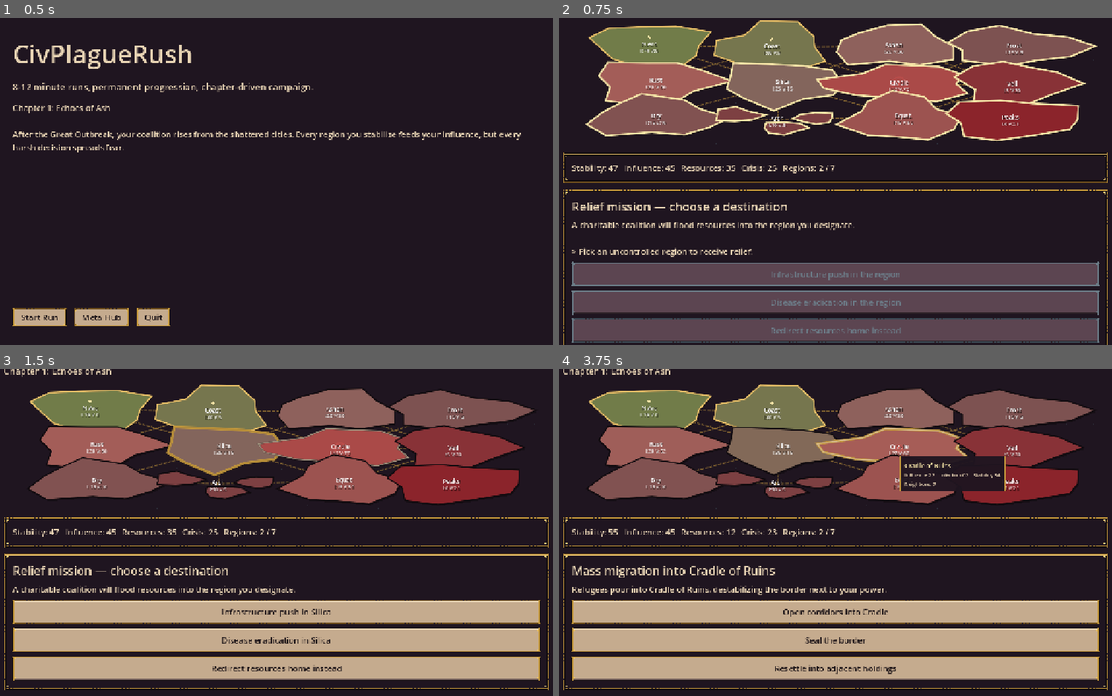
Above: before the commit, frames 1-4 (two rows, left to right).
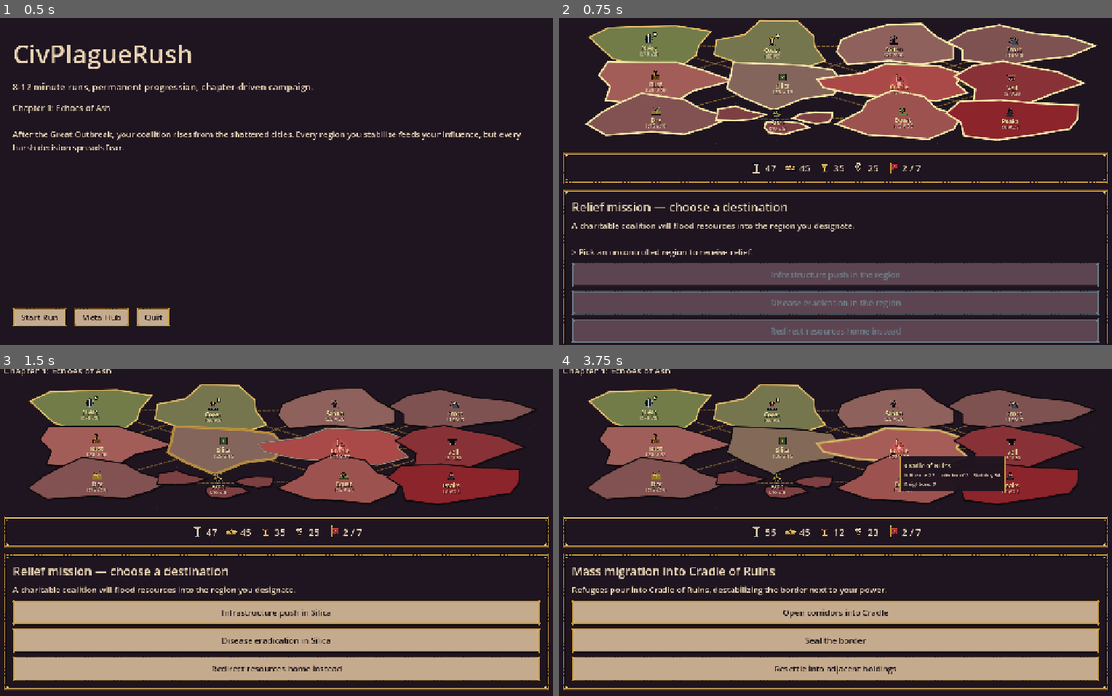
Above: after the commit, the same moments.

Repository: josemarnaiz/civplaguerush
Game: Godot game, scene res://scenes/MainMenu.tscn
Two runs of this game, one before a commit and one after it. Both use one fixed random seed, a clock stepped at 60 frames per second and the inputs below.
Inputs (mouse positions are in pixels of both pictures, inside the frame that each line leads up to):
- Up to frame 1 (0.5 s): no input
- Up to frame 2 (0.75 s): click "Start Run" at 0.5 s
- Up to frame 3 (1.5 s): tap Enter at 1.25 s; drag from (276, 434) to (337, 460) at 1.27 s
- Up to frame 4 (3.75 s): click "Infrastructure push in Silica" at 2 s; click "Deploy loyalist cadre" at 2.75 s; click "Open emergency imports" at 3.5 s

Frame 1 is identical in both runs. In frame 2, 11% of the frame differs, in the area x 0-100%, y 0-100%; in frame 3, 9.5%; in frame 4, 9.4%.

Commit message:
Sprint 2A/2C: tactical map polish and Windows test export support
Improves turn-to-turn readability on the organic regional map and hardens
runtime behavior so optional art packs don't crash scenes while the art
branch is still in flux.

- scripts/ui/region_map.gd:
  - add smooth display-value tweening for influence/infection transitions
  - add delayed hover tooltip with full regional stats and neighbor count
  - add active-target pulse ring and region-loss red flash ring API
  - make biome/infection/sigil textures optional via safe runtime loads
    (no hard preload crash if a generated texture is missing)
- scripts/run_scene.gd:
  - add regional-control loss detection after choices/passive turn step
  - trigger map loss flash + short descending alert tone when a controlled
    region drops below threshold
  - keep regional event icons optional via safe texture loading/cache
- scenes/RunScene.tscn:
  - include event header row (icon + title) used by the runtime icon hook

Validation:
- Godot MCP run succeeds with no script errors (only existing warnings in
  mcp_interaction_server.gd)
- Loss feedback verified live: forcing r01 below control threshold shows
  `Region lost: N.Arc` and registers flash marker on the map
- Windows export regenerated at build/windows/CivPlagueRush.exe

Made-with: Cursor

Diff:
--- a/scenes/RunScene.tscn
+++ b/scenes/RunScene.tscn
@@ -1,7 +1,12 @@
-[gd_scene load_steps=3 format=3]
+[gd_scene load_steps=8 format=3]
 
 [ext_resource type="Script" path="res://scripts/run_scene.gd" id="1_runsc"]
 [ext_resource type="PackedScene" path="res://scenes/RegionMap.tscn" id="2_rgmap"]
+[ext_resource type="Texture2D" path="res://assets/art/icons/stat_influence.png" id="3_infl"]
+[ext_resource type="Texture2D" path="res://assets/art/icons/stat_resources.png" id="4_res"]
+[ext_resource type="Texture2D" path="res://assets/art/icons/stat_stability.png" id="5_stab"]
+[ext_resource type="Texture2D" path="res://assets/art/icons/stat_crisis.png" id="6_crisis"]
+[ext_resource type="Texture2D" path="res://assets/art/icons/stat_control.png" id="7_ctrl"]
 
 [node name="RunScene" type="Control"]
 layout_mode = 3
@@ -59,10 +64,105 @@
 [node name="StatePanel" type="PanelContainer" parent="Margin/VBox"]
 layout_mode = 2
 
-[node name="StatsLabel" type="Label" parent="Margin/VBox/StatePanel"]
-layout_mode = 2
-autowrap_mode = 2
-text = "Stats"
+[node name="StatsBox" type="HBoxContainer" parent="Margin/VBox/StatePanel"]
+layout_mode = 2
+theme_override_constants/separation = 18
+alignment = 1
+
+[node name="Stability" type="HBoxContainer" parent="Margin/VBox/StatePanel/StatsBox"]
+layout_mode = 2
+theme_override_constants/separation = 6
+
+[node name="Icon" type="TextureRect" parent="Margin/VBox/StatePanel/StatsBox/Stability"]
+layout_mode = 2
+custom_minimum_size = Vector2(28, 28)
+texture = ExtResource("5_stab")
+expand_mode = 1
+stretch_mode = 5
+texture_filter = 1
+
+[node name="Value" type="Label" parent="Margin/VBox/StatePanel/StatsBox/Stability"]
+layout_mode = 2
+size_flags_vertical = 4
+theme_override_font_sizes/font_size = 20
+text = "0"
+vertical_alignment = 1
+
+[node name="Influence" type="HBoxContainer" parent="Margin/VBox/StatePanel/StatsBox"]
+layout_mode = 2
+theme_override_constants/separation = 6
+
+[node name="Icon" type="TextureRect" parent="Margin/VBox/StatePanel/StatsBox/Influence"]
+layout_mode = 2
+custom_minimum_size = Vector2(28, 28)
+texture = ExtResource("3_infl")
+expand_mode = 1
+stretch_mode = 5
+texture_filter = 1
+
+[node name="Value" type="Label" parent="Margin/VBox/StatePanel/StatsBox/Influence"]
+layout_mode = 2
+size_flags_vertical = 4
+theme_override_font_sizes/font_size = 20
+text = "0"
+vertical_alignment = 1
+
+[node name="Resources" type="HBoxContainer" parent="Margin/VBox/StatePanel/StatsBox"]
+layout_mode = 2
+theme_override_constants/separation = 6
+
+[node name="Icon" type="TextureRect" parent="Margin/VBox/StatePanel/StatsBox/Resources"]
+layout_mode = 2
+custom_minimum_size = Vector2(28, 28)
+texture = ExtResource("4_res")
+expand_mode = 1
+stretch_mode = 5
+texture_filter = 1
+
+[node name="Value" type="Label" parent="Margin/VBox/StatePanel/StatsBox/Resources"]
+layout_mode = 2
+size_flags_vertical = 4
+theme_override_font_sizes/font_size = 20
+text = "0"
+vertical_alignment = 1
+
+[node name="Crisis" type="HBoxContainer" parent="Margin/VBox/StatePanel/StatsBox"]
+layout_mode = 2
+theme_override_constants/separation = 6
+
+[node name="Icon" type="TextureRect" parent="Margin/VBox/StatePanel/StatsBox/Crisis"]
+layout_mode = 2
+custom_minimum_size = Vector2(28, 28)
+texture = ExtResource("6_crisis")
+expand_mode = 1
+stretch_mode = 5
+texture_filter = 1
+
+[node name="Value" type="Label" parent="Margin/VBox/StatePanel/StatsBox/Crisis"]
+layout_mode = 2
+size_flags_vertical = 4
+theme_override_font_sizes/font_size = 20
+text = "0"
+vertical_alignment = 1
+
+[node name="Control" type="HBoxContainer" parent="Margin/VBox/StatePanel/StatsBox"]
+layout_mode = 2
+theme_override_constants/separation = 6
+
+[node name="Icon" type="TextureRect" parent="Margin/VBox/StatePanel/StatsBox/Control"]
+layout_mode = 2
+custom_minimum_size = Vector2(28, 28)
+texture = ExtResource("7_ctrl")
+expand_mode = 1
+stretch_mode = 5
+texture_filter = 1
+
+[node name="Value" type="Label" parent="Margin/VBox/StatePanel/StatsBox/Control"]
+layout_mode = 2
+size_flags_vertical = 4
+theme_override_font_sizes/font_size = 20
+text = "0 / 0"
+vertical_alignment = 1
 
 [node name="EventPanel" type="PanelContainer" parent="Margin/VBox"]
 layout_mode = 2
@@ -72,10 +172,24 @@
 layout_mode = 2
 theme_override_constants/separation = 10
 
-[node name="EventTitle" type="Label" parent="Margin/VBox/EventPanel/EventVBox"]
-layout_mode = 2
+[node name="EventHeader" type="HBoxContainer" parent="Margin/VBox/EventPanel/EventVBox"]
+layout_mode = 2
+theme_override_constants/separation = 14
+
+[node name="EventIcon" type="TextureRect" parent="Margin/VBox/EventPanel/EventVBox/EventHeader"]
+layout_mode = 2
+custom_minimum_size = Vector2(48, 48)
+expand_mode = 1
+stretch_mode = 5
+texture_filter = 1
+
+[node name="EventTitle" type="Label" parent="Margin/VBox/EventPanel/EventVBox/EventHeader"]
+layout_mode = 2
+size_flags_horizontal = 3
+size_flags_vertical = 4
 theme_override_font_sizes/font_size = 26
 text = "Event Title"
+vertical_alignment = 1
 
 [node name="EventDescription" type="Label" parent="Margin/VBox/EventPanel/EventVBox"]
 layout_mode = 2
--- a/scripts/run_scene.gd
+++ b/scripts/run_scene.gd
@@ -7,14 +7,38 @@
 const MetricsTrackerClass = preload("res://scripts/systems/metrics_tracker.gd")
 const SessionBridgeClass = preload("res://scripts/systems/session_bridge.gd")
 const PlatformProfileClass = preload("res://scripts/systems/platform_profile.gd")
+const LOSS_ALERT_VOLUME_DB: float = -9.0
 
 @onready var turn_label: Label = $Margin/VBox/Header/TurnLabel
 @onready var chapter_label: Label = $Margin/VBox/Header/ChapterLabel
 @onready var region_map: Control = $Margin/VBox/RegionMap
-@onready var stats_label: Label = $Margin/VBox/StatePanel/StatsLabel
-@onready var event_title_label: Label = $Margin/VBox/EventPanel/EventVBox/EventTitle
+@onready var stat_stability: Label = $Margin/VBox/StatePanel/StatsBox/Stability/Value
+@onready var stat_influence: Label = $Margin/VBox/StatePanel/StatsBox/Influence/Value
+@onready var stat_resources: Label = $Margin/VBox/StatePanel/StatsBox/Resources/Value
+@onready var stat_crisis: Label = $Margin/VBox/StatePanel/StatsBox/Crisis/Value
+@onready var stat_control: Label = $Margin/VBox/StatePanel/StatsBox/Control/Value
+@onready var event_icon: TextureRect = $Margin/VBox/EventPanel/EventVBox/EventHeader/EventIcon
+@onready var event_title_label: Label = $Margin/VBox/EventPanel/EventVBox/EventHeader/EventTitle
 @onready var event_description_label: Label = $Margin/VBox/EventPanel/EventVBox/EventDescription
 @onready var choices_container: VBoxContainer = $Margin/VBox/EventPanel/EventVBox/Choices
+
+# Maps each event id (from data/events.json) to its event icon path.
+# Icons are optional; missing resources fall back to text-only header.
+const EVENT_ICON_PATH_BY_ID: Dictionary = {
+	"food_shortage": "res://assets/art/events/event_famine.png",
+	"border_uprising": "res://assets/art/events/event_uprising.png",
+	"info_leak": "res://assets/art/events/event_espionage.png",
+	"pandemic_wave": "res://assets/art/events/event_outbreak.png",
+	"golden_opportunity": "res://assets/art/events/event_opportunity.png",
+	"outbreak_focus": "res://assets/art/events/event_outbreak.png",
+	"frontier_uprising": "res://assets/art/events/event_uprising.png",
+	"defector_cell": "res://assets/art/events/event_espionage.png",
+	"relief_mission": "res://assets/art/events/event_relief.png",
+	"sabotage_strike": "res://assets/art/events/event_sabotage.png",
+	"cure_trial": "res://assets/art/events/event_science.png",
+	"mass_migration": "res://assets/art/events/event_migration.png",
+}
+const EVENT_ICON_FALLBACK_PATH: String = "res://assets/art/events/event_outbreak.png"
 @onready var progress_label: Label = $Margin/VBox/Footer/ProgressLabel
 @onready var back_button: Button = $Margin/VBox/Footer/BackButton
 
@@ -38,6 +62,10 @@
 # True while the active event is waiting for the player to click a region
 # before choices become selectable.
 var _awaiting_region_pick: bool = false
+var _controlled_regions_prev: Dictionary = {}
+var _loss_audio_player: AudioStreamPlayer = null
+var _loss_audio_stream: AudioStreamGenerator = null
+var _event_icon_cache: Dictionary = {}
 
 
 func _ready() -> void:
@@ -62,6 +90,8 @@
 	event_director.initialize(events_data)
 	world_simulation.initialize(config, meta_progression.get_run_modifiers(), region_defs)
 	metrics_tracker.start_run()
+	_setup_loss_audio()
+	_control_snapshot_sync()
 
 	if region_map.has_method("build_from_snapshot"):
 		region_map.build_from_snapshot(world_simulation.regions_snapshot())
@@ -93,14 +123,22 @@
 	turn_label.text = "Turn %d / %d" % [world_simulation.turn_index + 1, world_simulation.turns_total]
 	var s: Dictionary = world_simulation.world_state
 	var target: int = int(config.get("win_conditions", {}).get("target_control_regions", 7))
-	stats_label.text = "Stability: %d   Influence: %d   Resources: %d   Crisis: %d   Regions: %d / %d" % [
-		int(s.get("stability", 0)),
-		int(s.get("influence", 0)),
-		int(s.get("resources", 0)),
-		int(s.get("crisis", 0)),
-		int(s.get("control_regions", 0)),
-		target
-	]
+
+	stat_stability.text = str(int(s.get("stability", 0)))
+	stat_influence.text = str(int(s.get("influence", 0)))
+	stat_resources.text = str(int(s.get("resources", 0)))
+	stat_crisis.text = str(int(s.get("crisis", 0)))
+	stat_control.text = "%d / %d" % [int(s.get("control_regions", 0)), target]
+
+	# Tint crisis value red when it's climbing to warn the player.
+	var crisis: int = int(s.get("crisis", 0))
+	var crisis_col: Color = Color(0.910, 0.831, 0.706, 1.0) # C4 cream
+	if crisis >= 50:
+		crisis_col = Color(0.851, 0.329, 0.306, 1.0)        # R4 wound red
+	elif crisis >= 30:
+		crisis_col = Color(0.780, 0.604, 0.235, 1.0)        # O3 signature gold
+	stat_crisis.add_theme_color_override("font_color", crisis_col)
+
 	progress_label.text = "Decision %d / %d this turn" % [current_event_index + 1, max(1, decisions_this_turn)]
 	_refresh_region_map()
 
@@ -132,6 +170,7 @@
 	var display_placeholder: Dictionary = { "name": "the chosen region", "short": "the region" }
 	event_title_label.text = _display_text(String(event_data.get("title", "Unknown Event")), pending_pick, display_placeholder)
 	event_description_label.text = _display_text(String(event_data.get("description", "No description.")), pending_pick, display_placeholder)
+	_assign_event_icon(event_data)
 
 	var profile: Dictionary = platform_profile.current_profile()
 	var min_size: Vector2i = profile.get("button_min_size", Vector2i(220, 54))
@@ -176,6 +215,13 @@
 		region_map.clear_selectable()
 
 
+func _assign_event_icon(event_data: Dictionary) -> void:
+	var id: String = String(event_data.get("id", ""))
+	var path: String = String(EVENT_ICON_PATH_BY_ID.get(id, EVENT_ICON_FALLBACK_PATH))
+	event_icon.texture = _safe_load_texture(path)
+	event_icon.visible = event_icon.texture != null
+
+
 func _display_text(source: String, clean_placeholders: bool, fallback: Dictionary) -> String:
 	if not clean_placeholders:
 		return source
@@ -213,6 +259,7 @@
 	if not adjacent_effects.is_empty() and target_id != "":
 		world_simulation.apply_effects_adjacent(target_id, adjacent_effects)
 
+	_emit_control_loss_feedback()
 	current_event_index += 1
 	_render_current_event()
 
@@ -251,6 +298,7 @@
 
 func _finalize_turn() -> void:
 	world_simulation.apply_passive_turn_effects(meta_progression.get_run_modifiers())
+	_emit_control_loss_feedback()
 	world_simulation.advance_turn()
 	_refresh_region_map()
 	var evaluation: Dictionary = world_simulation.evaluate_outcome()
@@ -300,6 +348,87 @@
 	get_tree().change_scene_to_file("res://scenes/MainMenu.tscn")
 
 
+func _control_snapshot_sync() -> void:
+	_controlled_regions_prev.clear()
+	for id in world_simulation.controlled_region_ids():
+		_controlled_regions_prev[String(id)] = true
+
+
+func _emit_control_loss_feedback() -> void:
+	var current: Dictionary = {}
+	for id in world_simulation.controlled_region_ids():
+		current[String(id)] = true
+
+	var lost: Array = []
+	for id in _controlled_regions_prev.keys():
+		if not current.has(id):
+			lost.append(String(id))
+
+	if not lost.is_empty():
+		for rid in lost:
+			if region_map.has_method("flash_region_loss"):
+				region_map.flash_region_loss(rid)
+		_play_loss_alert()
+		var label: String = _region_name(lost[0])
+		progress_label.text = "Region lost: %s%s" % [
+			label,
+			(" (+%d)" % (lost.size() - 1)) if lost.size() > 1 else ""
+		]
+
+	_controlled_regions_prev = current
+
+
+func _region_name(region_id: String) -> String:
+	var region: Dictionary = world_simulation.region_grid.get_region(region_id)
+	return String(region.get("short", region_id))
+
+
+func _setup_loss_audio() -> void:
+	_loss_audio_player = AudioStreamPlayer.new()
+	_loss_audio_stream = AudioStreamGenerator.new()
+	_loss_audio_stream.mix_rate = 22050.0
+	_loss_audio_stream.buffer_length = 0.25
+	_loss_audio_player.stream = _loss_audio_stream
+	_loss_audio_player.volume_db = LOSS_ALERT_VOLUME_DB
+	add_child(_loss_audio_player)
+
+
+func _play_loss_alert() -> void:
+	if _loss_audio_player == null or _loss_audio_stream == null:
+		return
+	if not _loss_audio_player.playing:
+		_loss_audio_player.play()
+	var playback: AudioStreamGeneratorPlayback = _loss_audio_player.get_stream_playback()
+	if playback == null:
+		return
+
+	var total_frames: int = min(3200, playback.get_frames_available())
+	if total_frames <= 0:
+		return
+	var mix_rate: float = _loss_audio_stream.mix_rate
+	for i in range(total_frames):
+		var t: float = float(i) / float(total_frames)
+		var freq: float = lerpf(560.0, 320.0, t)
+		var phase: float = TAU * freq * (float(i) / mix_rate)
+		var env: float = (1.0 - t) * (1.0 - t)
+		var sample: float = sin(phase) * 0.28 * env
+		playback.push_frame(Vector2(sample, sample))
+
+
+func _safe_load_texture(path: String) -> Texture2D:
+	if path.is_empty():
+		return null
+	if _event_icon_cache.has(path):
+		return _event_icon_cache[path]
+	if not ResourceLoader.exists(path):
+		_event_icon_cache[path] = null
+		return null
+	var res: Resource = ResourceLoader.load(path)
+	var tex: Texture2D = res as Texture2D
+	_event_icon_cache[path] = tex
+	return tex
+
+
 func _load_json_dict(path: String) -> Dictionary:
 	var file: FileAccess = FileAccess.open(path, FileAccess.READ)
 	if file == null:
--- a/scripts/ui/region_map.gd
+++ b/scripts/ui/region_map.gd
@@ -23,6 +23,7 @@
 const RING_SELECTABLE: Color = Color(0.969, 0.902, 0.659, 1.0) # O5 sheen
 const RING_ACTIVE_TARGET: Color = Color(0.780, 0.604, 0.235, 1.0) # O3 signature
 const RING_HOVER: Color = Color(0.910, 0.831, 0.706, 0.65)     # C4 cream glow
+const RING_LOST: Color = Color(0.851, 0.329, 0.306, 0.95)      # R4 urgent loss flash
 const SHADOW_COLOR: Color = Color(0.059, 0.039, 0.055, 0.55)   # D0 soft shadow
 const STAR_COLOR: Color = Color(0.969, 0.902, 0.659, 0.95)     # O5 sheen star
 const TOOLTIP_BG: Color = Color(0.122, 0.082, 0.125, 0.96)     # D1 deep
@@ -43,20 +44,23 @@
 	"r10": "islands",   "r11": "jungle",    "r12": "volcano",
 }
 
-const BIOME_TEXTURES: Dictionary = {
-	"arcology": preload("res://assets/art/map/biome_arcology.png"),
-	"coast": preload("res://assets/art/map/biome_coast.png"),
-	"wasteland": preload("res://assets/art/map/biome_wasteland.png"),
-	"tundra": preload("res://assets/art/map/biome_tundra.png"),
-	"factory": preload("res://assets/art/map/biome_factory.png"),
-	"tech": preload("res://assets/art/map/biome_tech.png"),
-	"ruins": preload("res://assets/art/map/biome_ruins.png"),
-	"veil": preload("res://assets/art/map/biome_veil.png"),
-	"drylands": preload("res://assets/art/map/biome_drylands.png"),
-	"islands": preload("res://assets/art/map/biome_islands.png"),
-	"jungle": preload("res://assets/art/map/biome_jungle.png"),
-	"volcano": preload("res://assets/art/map/biome_volcano.png"),
+const BIOME_TEXTURE_PATHS: Dictionary = {
+	"arcology": "res://assets/art/map/biome_arcology.png",
+	"coast": "res://assets/art/map/biome_coast.png",
+	"wasteland": "res://assets/art/map/biome_wasteland.png",
+	"tundra": "res://assets/art/map/biome_tundra.png",
+	"factory": "res://assets/art/map/biome_factory.png",
+	"tech": "res://assets/art/map/biome_tech.png",
+	"ruins": "res://assets/art/map/biome_ruins.png",
+	"veil": "res://assets/art/map/biome_veil.png",
+	"drylands": "res://assets/art/map/biome_drylands.png",
+	"islands": "res://assets/art/map/biome_islands.png",
+	"jungle": "res://assets/art/map/biome_jungle.png",
+	"volcano": "res://assets/art/map/biome_volcano.png",
 }
+const INFECTION_TEX_PATH: String = "res://assets/art/map/infection_noise.png"
+const PLAGUE_SIGIL_PATH: String = "res://assets/art/map/plague_sigil.png"
+const INFECTION_TILE_SIZE: float = 32.0
 
 var _snapshot: Array = []
 var _polygons: Dictionary = {}        # id -> Array[PackedVector2Array] (normalized 0..1)
@@ -69,11 +73,18 @@
 var _hover_since: float = -1.0
 var _last_mouse_pos: Vector2 = Vector2.ZERO
 var _display_values: Dictionary = {}  # id -> {influence: float, infection: float}
+var _lost_flash_until: Dictionary = {} # id -> time seconds
+var _biome_textures: Dictionary = {}   # biome id -> Texture2D
+var _infection_tex: Texture2D = null
+var _plague_sigil: Texture2D = null
 var _time: float = 0.0
 
 
 func _ready() -> void:
 	mouse_filter = Control.MOUSE_FILTER_STOP
+	# Required so draw_polygon with UVs > 1 actually tiles the infection texture.
+	texture_repeat = CanvasItem.TEXTURE_REPEAT_ENABLED
+	_load_optional_textures()
 	set_process(true)
 
 
@@ -146,6 +157,13 @@
 
 func clear_active_target() -> void:
 	_active_target_id = ""
+	queue_redraw()
+
+
+func flash_region_loss(region_id: String, duration: float = 1.2) -> void:
+	if region_id.is_empty():
+		return
+	_lost_flash_until[region_id] = _time + max(duration, 0.2)
 	queue_redraw()
 
 
@@ -287,9 +305,23 @@
 
 			draw_colored_polygon(poly, fill)
 			if inf_alpha > 0.02:
-				var ov: Color = INFECTION_COLOR
-				ov.a = inf_alpha
-				draw_colored_polygon(poly, ov)
+				if _infection_tex != null:
+					# Textured infection overlay: tiled noise in world space, tinted
+					# toward red as infection rises. UVs = poly / tile_size produces
+					# seamless tiling regardless of polygon shape.
+					var uvs := PackedVector2Array()
+					for p in poly:
+						uvs.append(p / INFECTION_TILE_SIZE)
+					var cols := PackedColorArray()
+					var tint: Color = INFECTION_COLOR
+					tint.a = clampf(inf_alpha * 1.35, 0.0, 0.92)
+					for i in range(poly.size()):
+						cols.append(tint)
+					draw_polygon(poly, cols, uvs, _infection_tex)
+				else:
+					var flat: Color = INFECTION_COLOR
+					flat.a = clampf(inf_alpha, 0.0, 0.72)
+					draw_colored_polygon(poly, flat)
 
 			var closed := PackedVector2Array(poly)
 			closed.append(poly[0])
@@ -301,10 +333,39 @@
 				target_col.a = 0.55 + target_pulse * 0.45
 				var target_w: float = 2.4 + target_pulse * 2.6
 				draw_polyline(closed, target_col, target_w, true)
+			if _lost_flash_until.has(id):
+				var until: float = float(_lost_flash_until[id])
+				if _time <= until:
+					var remain: float = clampf((until - _time) / 1.2, 0.0, 1.0)
+					var loss_col: Color = RING_LOST
+					loss_col.a = 0.25 + remain * 0.75
+					draw_polyline(closed, loss_col, 3.2 + (1.0 - remain) * 1.4, true)
+				else:
+					_lost_flash_until.erase(id)
 			if _hover_id == id:
 				draw_polyline(closed, RING_HOVER, 1.2, true)
 
-	# Pass 3: labels.
+	# Pass 3a: biome icons (stacked above labels).
+	for r in _snapshot:
+		var bid: String = String(r.get("id", ""))
+		if not _centroids.has(bid):
+			continue
+		var biome: String = String(BIOME_BY_REGION.get(bid, ""))
+		if biome == "" or not _biome_textures.has(biome):
+			continue
+		var tex: Texture2D = _biome_textures[biome]
+		var bc: Vector2 = _centroids[bid] * s
+		var rect := Rect2(bc + Vector2(-BIOME_ICON_SIZE * 0.5, -BIOME_ICON_SIZE - 2.0),
+			Vector2(BIOME_ICON_SIZE, BIOME_ICON_SIZE))
+		# Slight cream tint when heavily infected, so biomes "rot" visually.
+		var display_inf_biome: float = _display_for(bid, "infection", float(int(r.get("infection", 0))))
+		var tint: Color = Color(1, 1, 1, 1)
+		if display_inf_biome > 40.0:
+			var t: float = clampf((display_inf_biome - 40.0) / 60.0, 0.0, 1.0)
+			tint = Color(1, 1, 1, 1).lerp(Color(1.0, 0.55, 0.45, 1.0), t)
+		draw_texture_rect(tex, rect, false, tint)
+
+	# Pass 3b: labels (under icon).
 	var font: Font = get_theme_default_font()
 	if font != null:
 		var name_size: int = 13
@@ -318,37 +379,49 @@
 			var stats_text: String = "I:%d V:%d" % [int(r.get("influence", 0)), int(r.get("infection", 0))]
 			var ns: Vector2 = font.get_string_size(short_name, HORIZONTAL_ALIGNMENT_LEFT, -1, name_size)
 			var ss: Vector2 = font.get_string_size(stats_text, HORIZONTAL_ALIGNMENT_LEFT, -1, stats_size)
-			# Text shadow for readability over any tint.
-			draw_string(font, c - Vector2(ns.x / 2.0, -2.0) + Vector2(1, 1), short_name,
-				HORIZONTAL_ALIGNMENT_LEFT, -1, name_size, Color(0, 0, 0, 0.6))
-			draw_string(font, c - Vector2(ns.x / 2.0, -2.0), short_name,
-				HORIZONTAL_ALIGNMENT_LEFT, -1, name_size, Color(1, 1, 1, 0.98))
-			draw_string(font, c - Vector2(ss.x / 2.0, -16.0) + Vector2(1, 1), stats_text,
-				HORIZONTAL_ALIGNMENT_LEFT, -1, stats_size, Color(0, 0, 0, 0.5))
-			draw_string(font, c - Vector2(ss.x / 2.0, -16.0), stats_text,
-				HORIZONTAL_ALIGNMENT_LEFT, -1, stats_size, Color(1, 1, 1, 0.88))
-
-	# Pass 4: pulse on the most-infected region (the outbreak focus).
+			# Name sits just below the biome icon; stats under the name.
+			var name_pos: Vector2 = Vector2(c.x - ns.x / 2.0, c.y + 12.0)
+			var stats_pos: Vector2 = Vector2(c.x - ss.x / 2.0, c.y + 24.0)
+			draw_string(font, name_pos + Vector2(1, 1), short_name,
+				HORIZONTAL_ALIGNMENT_LEFT, -1, name_size, Color(0, 0, 0, 0.75))
+			draw_string(font, name_pos, short_name,
+				HORIZONTAL_ALIGNMENT_LEFT, -1, name_size, TOOLTIP_TITLE)
+			draw_string(font, stats_pos + Vector2(1, 1), stats_text,
+				HORIZONTAL_ALIGNMENT_LEFT, -1, stats_size, Color(0, 0, 0, 0.6))
+			draw_string(font, stats_pos, stats_text,
+				HORIZONTAL_ALIGNMENT_LEFT, -1, stats_size, TOOLTIP_TEXT)
+
+	# Pass 4: plague sigil on the most-infected region (the outbreak focus).
+	# A pulsing halo behind the sigil reads as a warning beacon.
 	var worst_id: String = _most_infected_id(40)
 	if worst_id != "" and _centroids.has(worst_id):
-		var c: Vector2 = _centroids[worst_id] * s
+		var wc: Vector2 = _centroids[worst_id] * s
 		var t: float = (sin(_time * 3.5) + 1.0) * 0.5  # 0..1
-		var radius: float = 7.0 + t * 10.0
-		var col: Color = INFECTION_COLOR
-		col.a = 0.18 + 0.42 * (1.0 - t)
-		draw_arc(c, radius, 0, TAU, 32, col, 2.2, true)
-		col.a = 0.85
-		draw_circle(c, 2.4, col)
-
-	# Pass 5: capital star on each player-controlled region.
+		var halo: Color = INFECTION_COLOR
+		halo.a = 0.20 + 0.35 * (1.0 - t)
+		draw_circle(wc, 14.0 + t * 6.0, halo)
+		if _plague_sigil != null:
+			# Draw sigil centered, slightly scaled by pulse for the "beat" feel.
+			var sz_base: float = 20.0
+			var sz_s: float = sz_base + t * 3.0
+			var rect := Rect2(wc - Vector2(sz_s * 0.5, sz_s * 0.5),
+				Vector2(sz_s, sz_s))
+			var sig_tint: Color = Color(1, 1, 1, 0.75 + 0.25 * t)
+			draw_texture_rect(_plague_sigil, rect, false, sig_tint)
+		else:
+			draw_circle(wc, 4.0, Color(1.0, 0.7, 0.7, 0.9))
+
+	# Pass 5: capital star on each player-controlled region (upper-right of biome icon).
 	for r in _snapshot:
 		if int(r.get("influence", 0)) < CONTROL_THRESHOLD:
 			continue
 		var id: String = String(r.get("id", ""))
 		if not _centroids.has(id):
 			continue
-		var c: Vector2 = _centroids[id] * s + Vector2(0, -18)
-		_draw_star(c, 4.5, STAR_COLOR)
+		var c: Vector2 = _centroids[id] * s + Vector2(BIOME_ICON_SIZE * 0.5 + 2.0, -BIOME_ICON_SIZE - 2.0)
+		# Backing disc for contrast, then gold star.
+		draw_circle(c, 5.0, Color(0.059, 0.039, 0.055, 0.85))
+		_draw_star(c, 4.2, STAR_COLOR)
 
 	# Pass 6: tooltip for the hovered region (after a short delay).
 	_draw_hover_tooltip(s)
@@ -444,6 +517,25 @@
 		var radius: float = r if (i % 2 == 0) else r * 0.45
 		pts.append(center + Vector2(cos(ang) * radius, sin(ang) * radius))
 	draw_colored_polygon(pts, color)
+
+
+func _load_optional_textures() -> void:
+	_biome_textures.clear()
+	for key in BIOME_TEXTURE_PATHS.keys():
+		var tex: Texture2D = _safe_load_texture(String(BIOME_TEXTURE_PATHS[key]))
+		if tex != null:
+			_biome_textures[String(key)] = tex
+	_infection_tex = _safe_load_texture(INFECTION_TEX_PATH)
+	_plague_sigil = _safe_load_texture(PLAGUE_SIGIL_PATH)
+
+
+func _safe_load_texture(path: String) -> Texture2D:
+	if not ResourceLoader.exists(path):
+		return null
+	var res: Resource = ResourceLoader.load(path)
+	if res is Texture2D:
+		return res as Texture2D
+	return null
 
 
 func _most_infected_id(min_infection: int) -> String:
